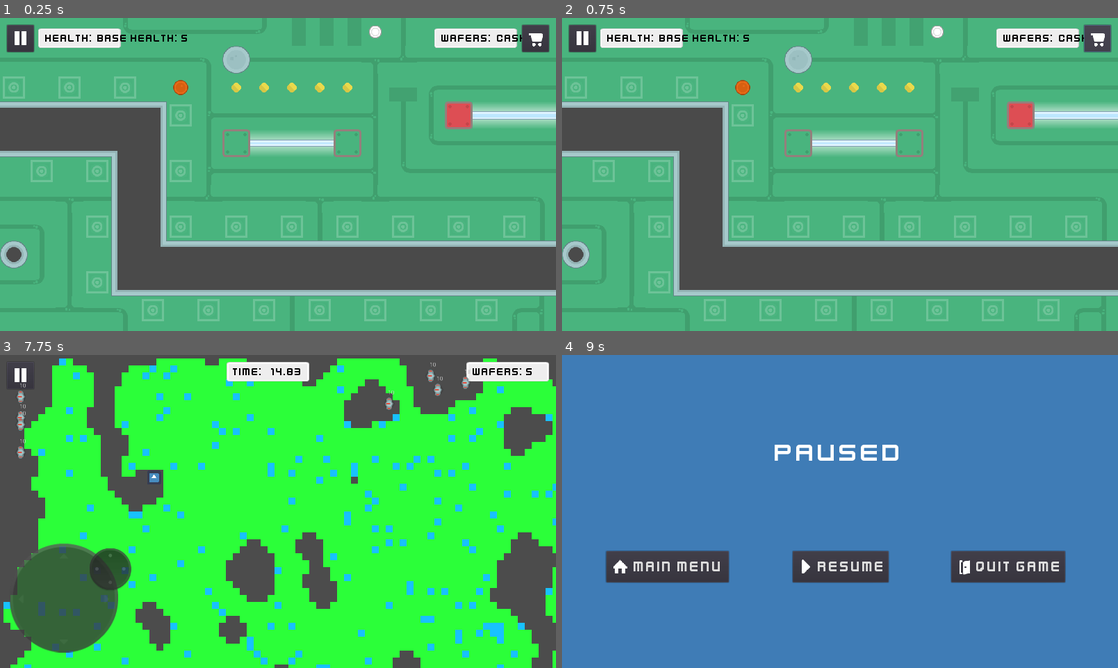
Above: before the commit, frames 1-4 (two rows, left to right).
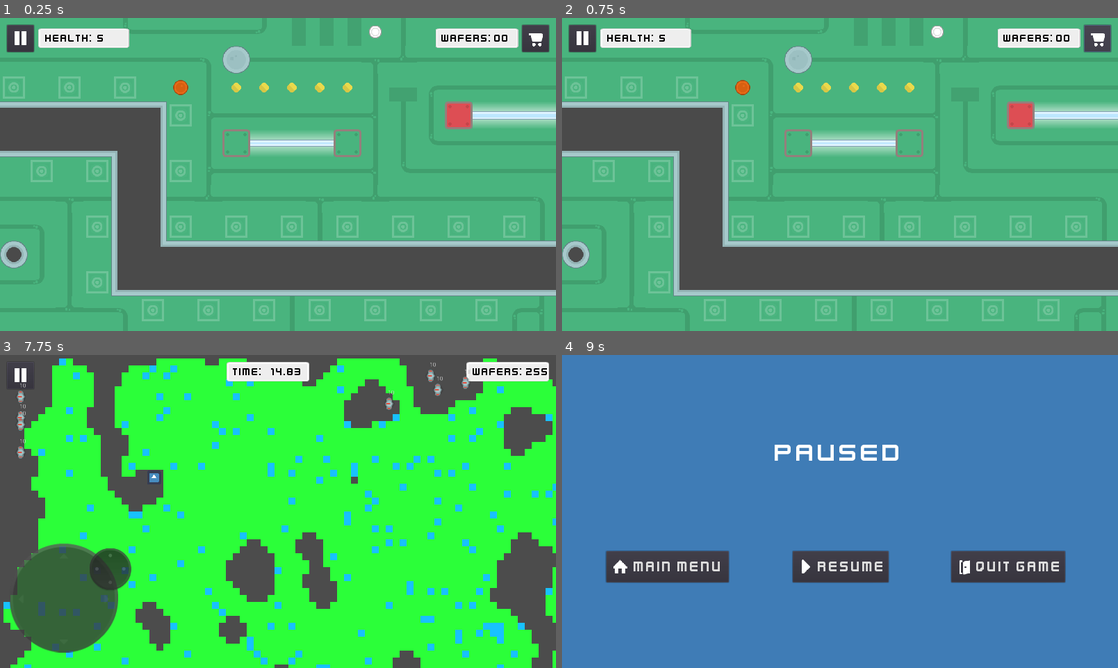
Above: after the commit, the same moments.

Repository: njrobbins/cache-command
Game: Godot game, scene res://Scenes/TowerDefenseGame.tscn
The game is run twice, just before and just after one commit, with the same random seed, the same clock (stepped at 60 frames per second) and the same inputs. This scene is started directly instead of the project's main scene. The engine's default icon, where the game draws it, is replaced by a stand-in: a white triangle on a blue panel in a dark square. Sound files missing from this copy of the repository are replaced by a short silence.
Inputs (mouse positions are in pixels of both pictures, inside the frame that each line leads up to):
- Up to frame 1 (0.25 s): no input
- Up to frame 2 (0.75 s): click (1095, 39) at 0.5 s
- Up to frame 3 (7.75 s): click (533, 376) at 1.25 s; click (533, 376) at 2 s; click (22, 376) at 2.75 s; click "Resume" at 3.5 s; click "Resume" at 4.25 s; click "Resume" at 5 s; click "Main Menu" at 5.75 s; click (272, 605) at 6.5 s; drag from (61, 599) to (433, 376) at 7.27 s
- Up to frame 4 (9 s): drag from (728, 527) to (995, 376) at 8.02 s; click (584, 376) at 8.75 s

The runs differ from the first frame. In frame 1, 0.4% of the frame differs, in the area x 17-94%, y 3-10%; in frame 2, 0.4%; in frame 3, less than 0.1%; in frame 4, nothing differs.

Commit message:
Updated TD labels

Diff:
--- a/Scenes/TowerDefenseGame.tscn
+++ b/Scenes/TowerDefenseGame.tscn
@@ -584,6 +584,7 @@
 margin_top = 24.0
 margin_right = 278.0
 margin_bottom = 69.0
+rect_scale = Vector2( 1.1, 1 )
 texture = ExtResource( 9 )
 __meta__ = {
 "_edit_use_anchors_": false
@@ -614,9 +615,9 @@
 }
 
 [node name="WafersSection" type="TextureRect" parent="."]
-margin_left = 1000.0
+margin_left = 1002.91
 margin_top = 24.0
-margin_right = 1190.0
+margin_right = 1192.91
 margin_bottom = 69.0
 texture = ExtResource( 9 )
 __meta__ = {
@@ -636,9 +637,9 @@
 }
 
 [node name="CashLabel" type="Label" parent="."]
-margin_left = 1144.0
+margin_left = 1137.0
 margin_top = 32.0
-margin_right = 1180.0
+margin_right = 1173.0
 margin_bottom = 62.0
 custom_fonts/font = ExtResource( 8 )
 custom_colors/font_color = Color( 0, 0, 0, 1 )
--- a/Scripts/Settings.gd
+++ b/Scripts/Settings.gd
@@ -1,4 +1,4 @@
 extends Node
 
 
-var cash = 0
+var cash = 250
--- a/Scripts/TowerDefenseGame.gd
+++ b/Scripts/TowerDefenseGame.gd
@@ -7,7 +7,6 @@
 var scene
 var tilemap
 
-var cash
 var base_hp = 5
 var mob = load("res://Scenes/Drone.tscn")
 var mobs_left = 0
@@ -20,16 +19,11 @@
 func _ready():
 	tilemap = $TowerPlacementTileMap
 	cell_size = tilemap.cell_size
-	cash = Settings.cash
+	$BaseLabel.text = str(base_hp)
 	$WaveTimer.start()
 	mobs_total = 0
 	for w in wave_mobs:
 		mobs_total += w
-
-func _physics_process(_delta):
-	$CashLabel.text = "Cash: " + str(cash)
-	$BaseLabel.text = "Base Health: " + str(base_hp)
-#	$MobsLabel.text = "Mobs Left: " + str(mobs_left)
 
 func _input(event):
 	if event is InputEventMouseButton and event.pressed:
@@ -39,8 +33,8 @@
 		if cell_id != -1:
 #			var tile_name = tilemap.tile_set.tile_get_name(cell_id)
 			var tower_pos = Vector2(cell_position.x * cell_size.x , cell_position.y * cell_size.y)
-			if occupied.count(tower_pos) == 0 and cash >= 25:
-				cash -= 25
+			if occupied.count(tower_pos) == 0 and Settings.cash >= 25:
+				Settings.cash -= 25
 				occupied.push_back(tower_pos)
 				instance = tower.instance()
 				instance.init(210, 4)
@@ -53,13 +47,15 @@
 	scene = get_tree().change_scene("res://Scenes/PauseMenu.tscn")
 
 func add_cash(num):
-	cash += num
+	Settings.cash += num
+	$CashLabel.text = str(Settings.cash)
 	mobs_total -= 1
 	if mobs_total == 0:
 		var _scene = get_tree().change_scene("res://Scenes/LevelComplete.tscn")
 
 func base_hit():
 	base_hp -= 1
+	$BaseLabel.text = str(base_hp)
 	if base_hp == 0:
 		var _scene = get_tree().change_scene("res://Scenes/GameOver.tscn")
 
